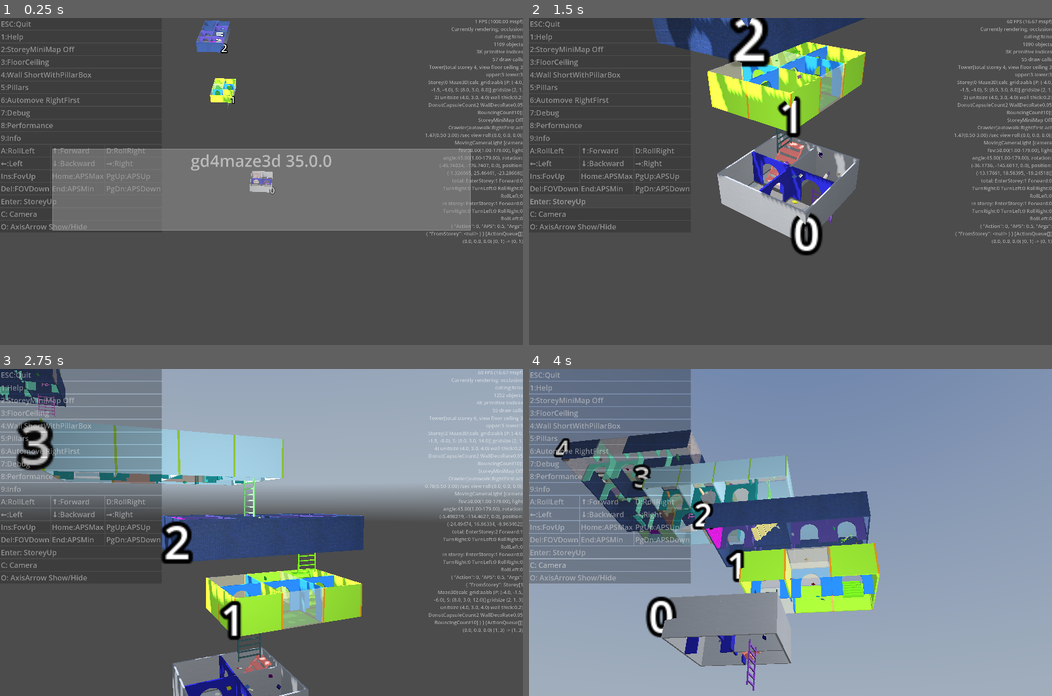
Above: before the commit, frames 1-4 (two rows, left to right).
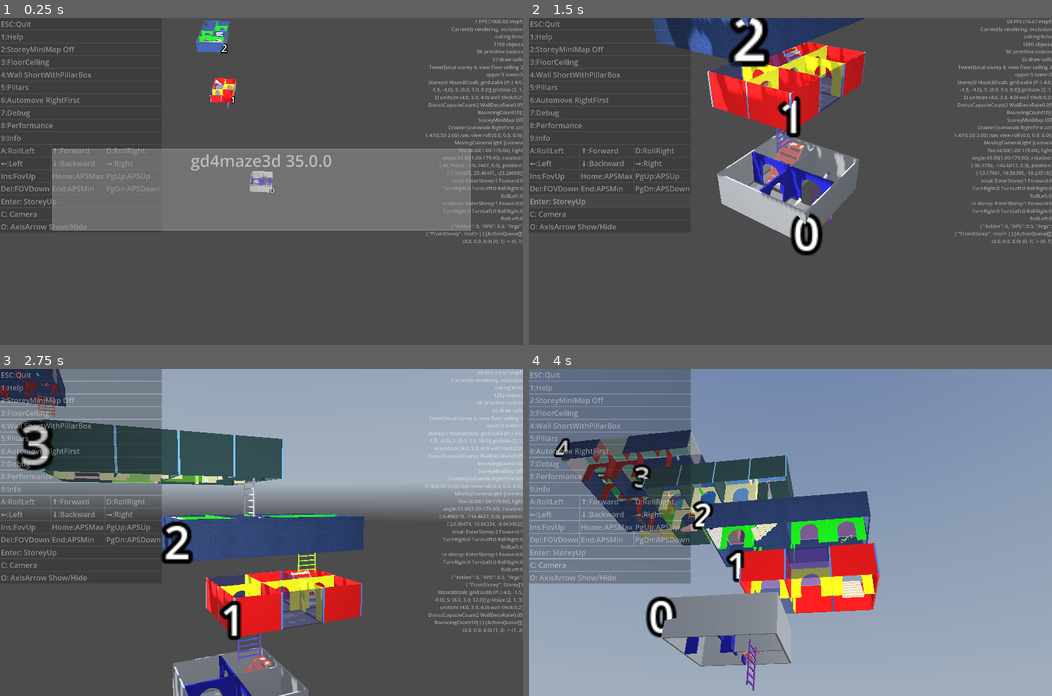
Above: after the commit, the same moments.

Repository: kasworld/gd4maze3d
Game: Godot game, scene res://main.tscn
Same seed, same stepped clock (60 frames per second), same inputs: the game is played once before the commit and once after it. A sky picture missing from this copy of the repository is replaced by a grey-blue gradient.
Inputs (mouse positions are in pixels of both pictures, inside the frame that each line leads up to):
- Up to frame 1 (0.25 s): no input
- Up to frame 2 (1.5 s): click "Enter: StoreyUp" at 0.5 s; click "Enter: StoreyUp" at 1.25 s
- Up to frame 3 (2.75 s): tap Enter at 2 s; move the mouse to (376, 516) at 2.02 s; hold Right from 2.03 s (still down); tap Q at 2.1 s; click (376, 516) at 2.17 s
- Up to frame 4 (4 s): move the mouse to (685, 548) at 2.77 s; release Right at 2.78 s; hold Down 2.78-3.53 s; tap E at 2.85 s; move the mouse to (842, 460) at 3.52 s; hold Right from 3.53 s (still down); tap 1 at 3.6 s

The runs differ from the first frame. In frame 1, 0.5% of the frame differs, in the area x 38-52%, y 1-52%; in frame 2, 5.2%; in frame 3, 13%, in the area x 0-70%, y 0-99%; in frame 4, 12%.

Commit message:
del bouncing

Diff:
--- a/storey/storey.gd
+++ b/storey/storey.gd
@@ -29,8 +29,8 @@
 var storey_animation := SimpleAnimation.new()
 func _process(delta: float) -> void:
 	storey_animation.handle_animation()
-	for mb in bouncing_list:
-		mb.bounce(delta)
+	#for mb in bouncing_list:
+		#mb.bounce(delta)
 	for l2d in move_line_2d_list:
 		l2d.process_animation(delta)
 
@@ -154,8 +154,8 @@
 	sw.split("MiniMap")
 	for i in min(MaxTableCount,구석자리목록.size()):
 		add_table4leg(구석자리목록[i])
-	add_bouncing(BouncingCount , 크기기준 /20)
-	sw.split("add_bouncing")
+	#add_bouncing(BouncingCount , 크기기준 /20)
+	#sw.split("add_bouncing")
 	#print_debug(sw)
 	return self
 
@@ -175,14 +175,14 @@
 		CalcGrid3D.CalcAxisAlignInner(aabb, t4l.aabb.size, 2, randi_range(-1,1) )
 		)
 
-var bouncing_list :Array
-func add_bouncing(n :int, radius :float) -> void:
-	bouncing_list = []
-	for i in n:
-		var mb :MazeBall = preload("res://maze_3d/maze_ball/maze_ball.tscn").instantiate(
-			).init(maze3d, radius, radius*10, RandomColorIter.get_and_next())
-		$BouncingContainer.add_child(mb)
-		bouncing_list.append(mb)
+#var bouncing_list :Array
+#func add_bouncing(n :int, radius :float) -> void:
+	#bouncing_list = []
+	#for i in n:
+		#var mb :MazeBall = preload("res://maze_3d/maze_ball/maze_ball.tscn").instantiate(
+			#).init(maze3d, radius, radius*10, RandomColorIter.get_and_next())
+		#$BouncingContainer.add_child(mb)
+		#bouncing_list.append(mb)
 
 func chars_enter_storey(old_storey :Storey, char_list :Array, playernum :int) -> void:
 	for ch in char_list:
